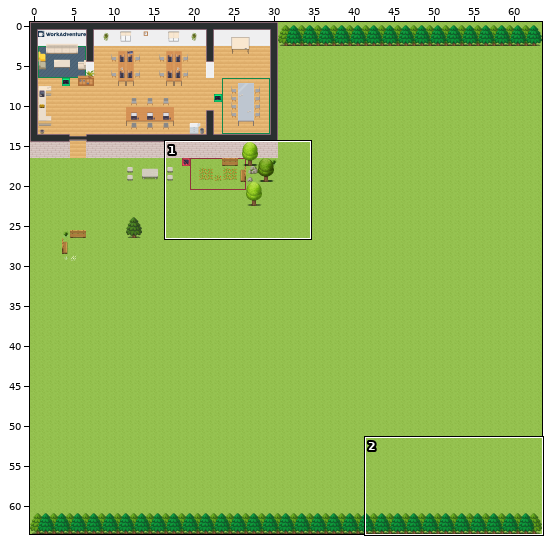
One commit to this Tiled map (JSON): maps/map.json. The picture above shows the old version from afar; the outline marks the close-up.
Close-up. As it was:
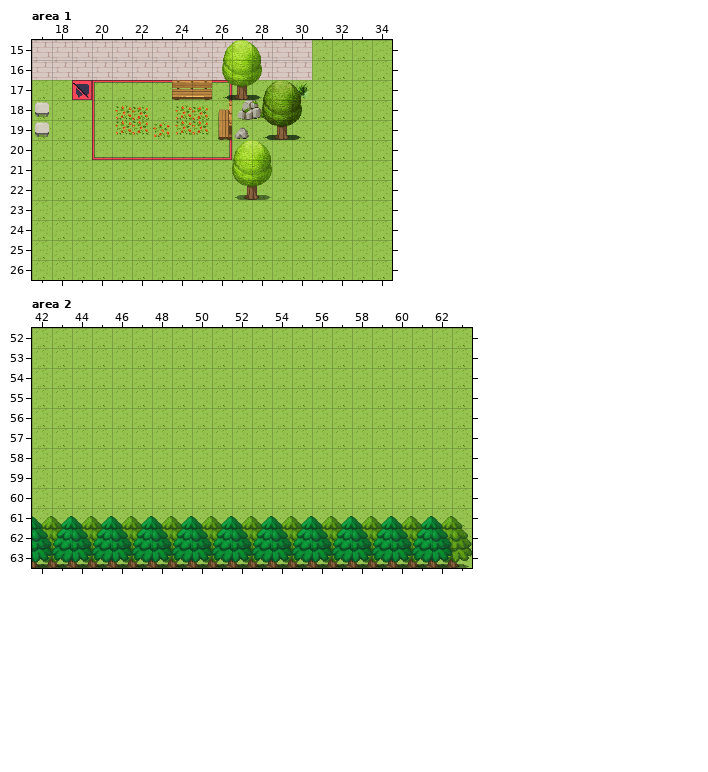
Cells are 32x32 px. Shown: area 1 x 17..34, y 15..26; area 2 x 42..63, y 52..63. The commit also changed other parts of the map, which this record leaves out.
Once edited:
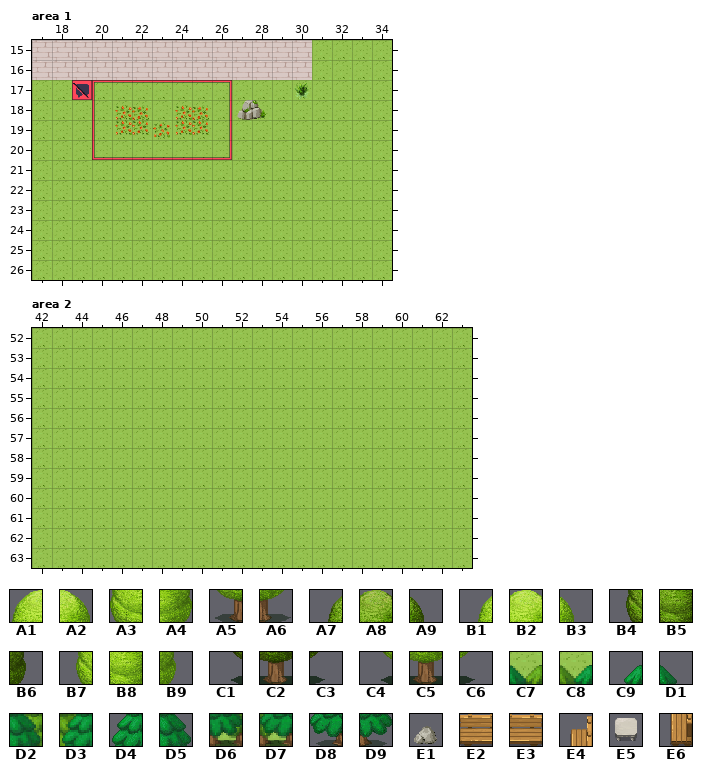
Key: from "WA_Exterior": A1 3, A2 4, A3 28, A4 29, A5 53, A6 54, A7 75, A8 76, A9 77, B1 78, B2 79, B3 80, B4 100, B5 101, B6 102, B7 103, B8 104, B9 105, C1 125, C2 126, C3 127, C4 128, C5 129, C6 130, C7 278, C8 279, C9 281, D1 282, D2 303, D3 304, D4 306, D5 307, D6 328, D7 329, D8 331, D9 332, E1 480; from "WA_Seats": E2 143, E3 144, E4 147, E5 150, E6 160.
__ is an empty cell.
Tiles replaced or removed in this view: A1, A2, A3, A4, A5, A6, A7, A8, A9, B1, B2, B3, B4, B5, B6, B7, B8, B9, C1, C2, C3, C4, C5, C6, C7, C8, C9, D1, D2, D3, D4, D5, D6, D7, D8, D9, E1, E2, E3, E4, E5, E6.
See-through tiles are keyed as they look on the map.
The exact change:
Changed rows in their new state; .. is an unchanged cell.
Layer "furniture" (now hidden), area 1:
first column x 17:
15 .. .. .. .. .. .. .. .. .. __ __ __
16 .. .. .. .. .. .. .. .. .. __ __ __
17 .. .. .. .. .. .. .. __ __ __ __ __
18 __ .. .. .. .. .. .. .. .. __ .. ..
19 __ .. .. .. .. .. .. .. .. __ __ ..
20 .. .. .. .. .. .. .. .. .. .. __ __
21 .. .. .. .. .. .. .. .. .. .. __ __
22 .. .. .. .. .. .. .. .. .. .. __ __
Layer "aboveFurniture" (now hidden), area 1:
first column x 28:
17 __ __ __
18 __ __ __
19 __ __ __
Layer "abovePlayer1", area 2:
first column x 42:
61 __ __ __ __ __ __ __ __ __ __ __ __ __ __ __ __ __ __ __ __ __ __
62 __ __ __ __ __ __ __ __ __ __ __ __ __ __ __ __ __ __ __ __ __ __
63 __ __ __ __ __ __ __ __ __ __ __ __ __ __ __ __ __ __ __ __ __ __
Layer "abovePlayer2" (now hidden), area 2:
first column x 42:
61 __ __ __ __ __ __ __ __ __ __ __ __ __ __ __ __ __ __ __ __ __
62 __ __ __ __ __ __ __ __ __ __ __ __ __ __ __ __ __ __ __ __ __
63 __ __ __ __ __ __ __ __ __ __ __ __ __ __ __ __ __ __ __ __ __
Pixel boxes of the changes (left, top, right, bottom) in both close-ups:
removed: (172, 40, 302, 200)
removed: (35, 102, 49, 137)
removed: (32, 516, 472, 568)
